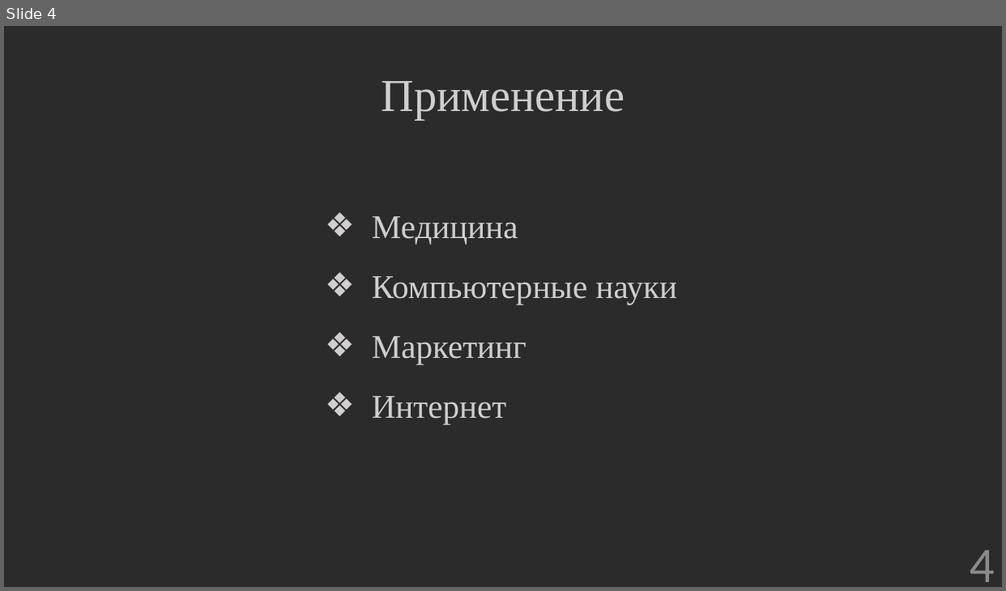
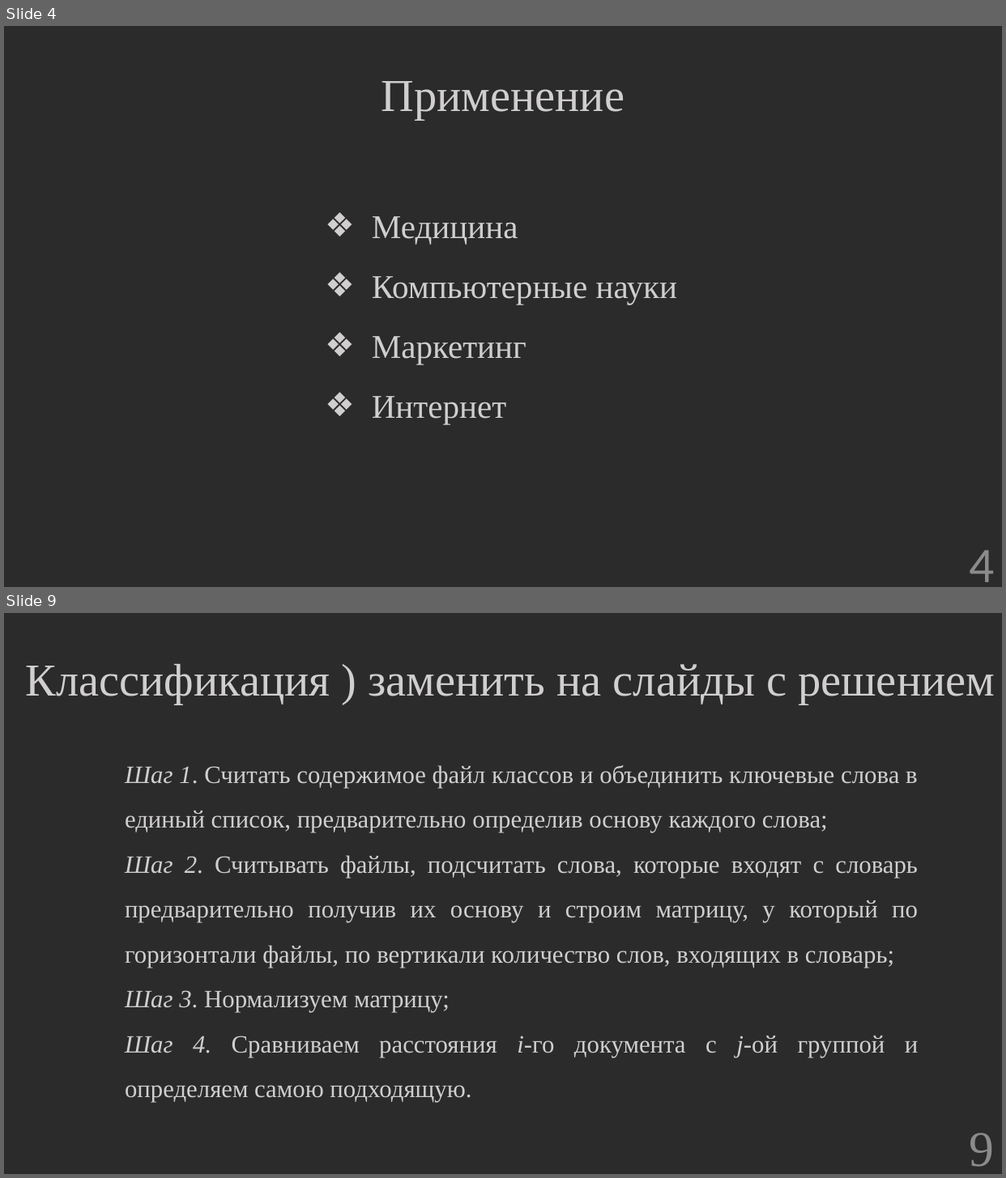
Before and after one commit to hetikk/diplom, a slide deck: docs/Презентация.pptx. Shown one above the other, each under a label of ours: slide 4 before the commit, slides 4 and 9 after it; the slides between them are not shown. The pictures are 1006x591 and 1006x1178 pixels, drawn with LibreOffice and Linux fonts; fonts in the diff are those of the drawing; background and template pictures are left out; a plain dark background stands for a picture behind light text. Boxes give left, top, right and bottom in pixels: in the first picture for what was removed or moved away, otherwise in the second. Text is boxed around its words. In the diff, an @@ line names an element or a change of style, - is before the commit and + after.

```diff
--- a/docs/Презентация.pptx
+++ b/docs/Презентация.pptx
@@ slide 9 added at (4, 613, 1002, 1174), background picture (left out) @@
@@ text added at (26, 664, 995, 705), 44 pt, text #D0CECE @@
+Классификация ) заменить на слайды с решением
@@ text added at (125, 765, 918, 1102), 24 pt, text #D0CECE @@
+Шаг 1. Считать содержимое файл классов и объединить ключевые слова в единый список, предварительно определив основу каждого слова;
+Шаг 2. Считывать файлы, подсчитать слова, которые входят с словарь предварительно получив их основу и строим матрицу, у который по горизонтали файлы, по вертикали количество слов, входящих в словарь;
+Шаг 3. Нормализуем матрицу;
+Шаг 4. Сравниваем расстояния i-го документа с j-ой группой и определяем самою подходящую.
@@ page number added at (970, 1133, 995, 1167), 48 pt, text #8C8C8C @@
+9
```
Also in this commit, not shown: 1 slide changed, 9 other slides added, 1 slide removed, 3 other files.
